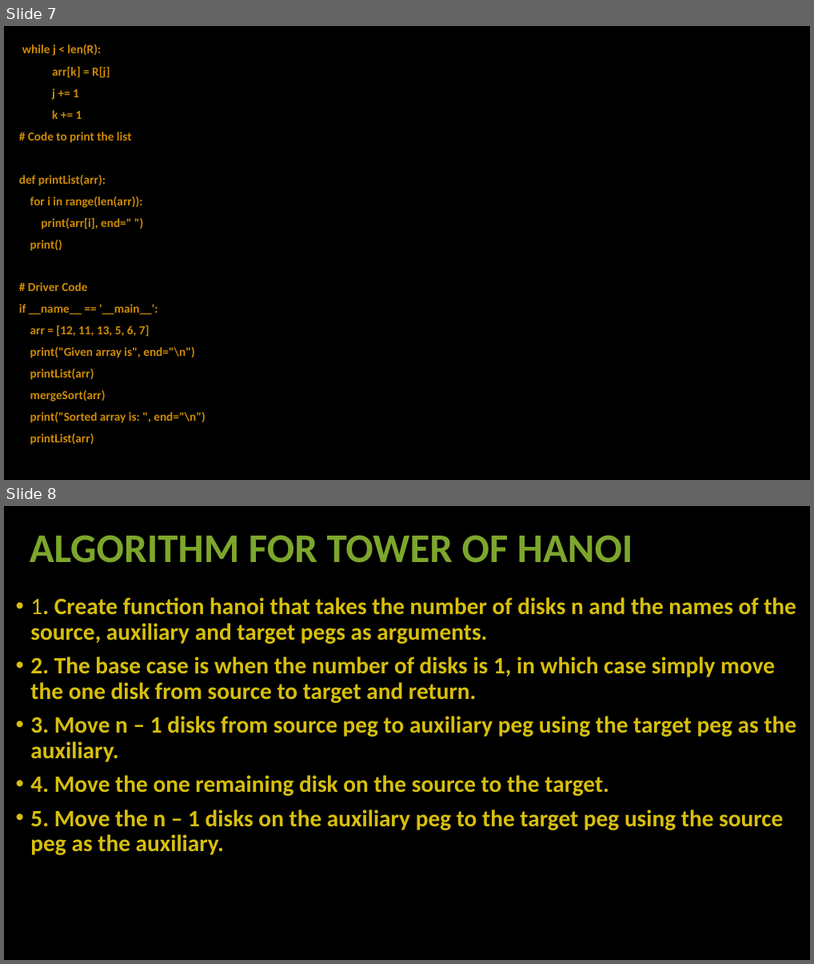
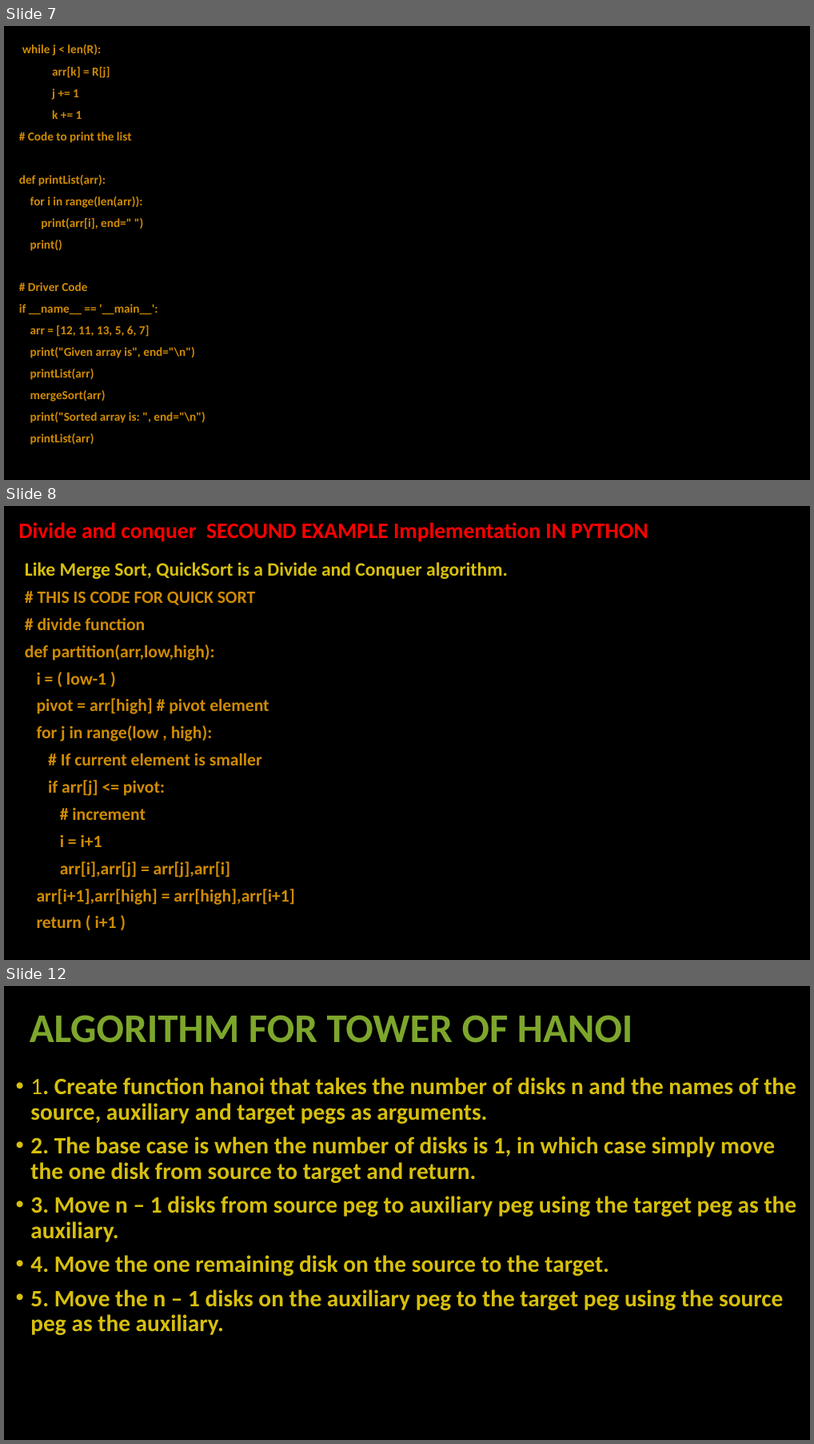
Before and after one commit to basit376/Analysis-Of-Algorthem-Assigment, a slide deck: ALI ABDUL BASIT.pptx. Shown one above the other, each under a label of ours: slides 7 and 8 before the commit, slides 7, 8 and 12 after it; the slides between them are not shown. The pictures are 814x964 and 814x1444 pixels, drawn with LibreOffice and Linux fonts; fonts in the diff are those of the drawing; background and template pictures are left out. Boxes give left, top, right and bottom in pixels: in the first picture for what was removed or moved away, otherwise in the second. Text is boxed around its words. In the diff, an @@ line names an element or a change of style, - is before the commit and + after.

```diff
--- a/ALI ABDUL BASIT.pptx
+++ b/ALI ABDUL BASIT.pptx
@@ slide 8 added at bbox=[4, 506, 810, 960], background picture (left out) @@
@@ title added at bbox=[18, 522, 649, 542], 28 pt, text #FF0000, bold @@
+Divide and conquer SECOUND EXAMPLE Implementation IN PYTHON
@@ text added at bbox=[25, 562, 508, 928], 22 pt, text #CF8B03, bold @@
+Like Merge Sort, QuickSort is a Divide and Conquer algorithm.
+# THIS IS CODE FOR QUICK SORT
+# divide function
+def partition(arr,low,high):
+i = ( low-1 )
+pivot = arr[high] # pivot element
+for j in range(low , high):
+# If current element is smaller
+if arr[j] <= pivot:
+# increment
+i = i+1
+arr[i],arr[j] = arr[j],arr[i]
+arr[i+1],arr[high] = arr[high],arr[i+1]
+return ( i+1 )
@@ what was slide 8 is now slide 12 @@
```
Also in this commit, not shown: 1 slide changed, 3 other slides added, 2 other files.
